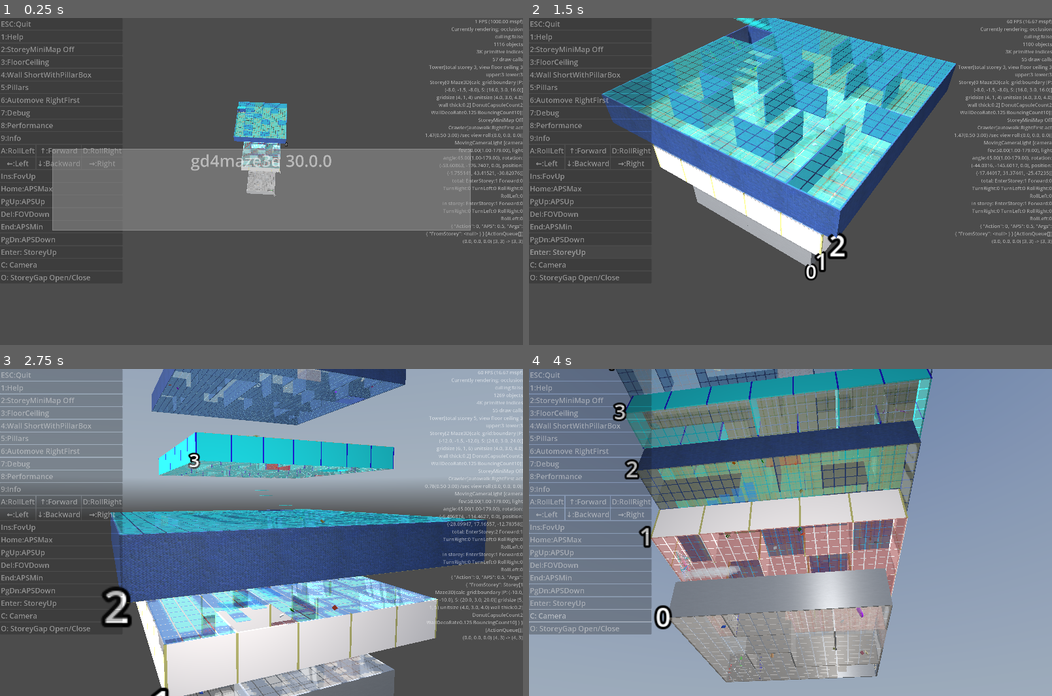
Above: before the commit, frames 1-4 (two rows, left to right).
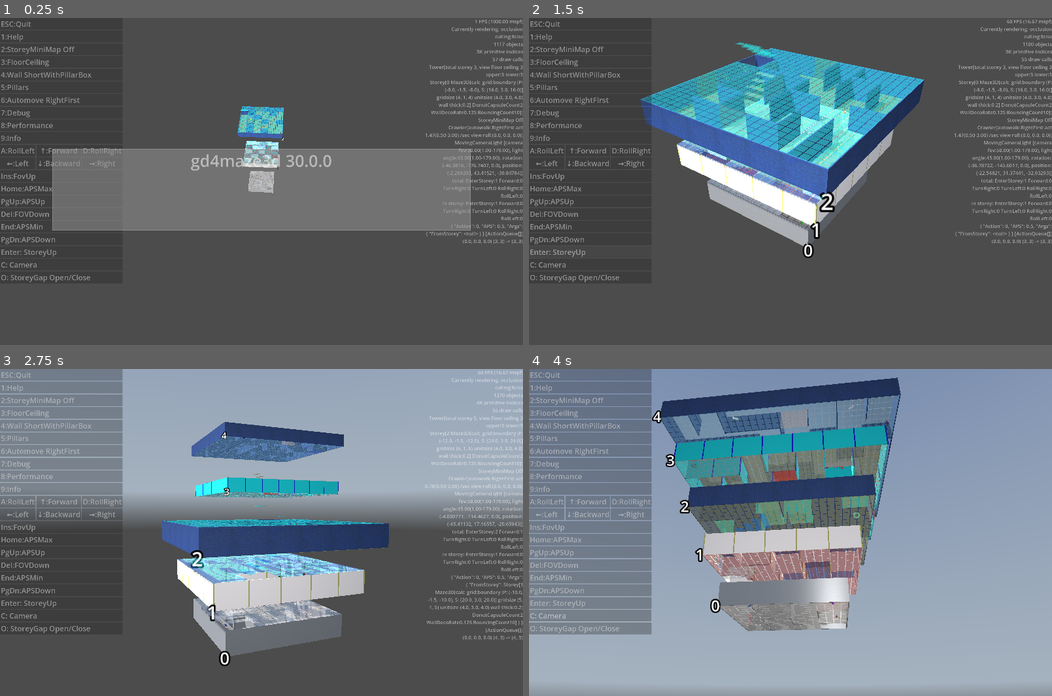
Above: after the commit, the same moments.

Repository: kasworld/gd4maze3d
Game: Godot game, scene res://main.tscn
The game is run twice, just before and just after one commit, with the same random seed, the same clock (stepped at 60 frames per second) and the same inputs. A sky picture missing from this copy of the repository is replaced by a grey-blue gradient.
Inputs (mouse positions are in pixels of both pictures, inside the frame that each line leads up to):
- Up to frame 1 (0.25 s): no input
- Up to frame 2 (1.5 s): click "Enter: StoreyUp" at 0.5 s; click "Enter: StoreyUp" at 1.25 s
- Up to frame 3 (2.75 s): tap Enter at 2 s; move the mouse to (376, 516) at 2.02 s; hold Right from 2.03 s (still down); tap Q at 2.1 s; click (376, 516) at 2.17 s
- Up to frame 4 (4 s): move the mouse to (685, 548) at 2.77 s; release Right at 2.78 s; hold Down 2.78-3.53 s; tap E at 2.85 s; move the mouse to (842, 460) at 3.52 s; hold Right from 3.53 s (still down); tap 1 at 3.6 s

The runs differ from the first frame. In frame 1, 1.5% of the frame differs, in the area x 44-100%, y 7-55%; in frame 2, 26%; in frame 3, 50%, in the area x 0-100%, y 0-100%; in frame 4, 40%.

Commit message:
tower_size

Diff:
--- a/main.gd
+++ b/main.gd
@@ -45,7 +45,7 @@
 	player = $CharacterContainer.get_child(PlayerNumber)
 	$MovingCameraLightAround.make_current()
 
-	var ref_len := Tower.ref_tower_size().length()
+	var ref_len := main_tower.tower_size().length()
 	$AxisArrow3D.set_size(ref_len/3).set_colors()
 
 	$FixedCameraLight.set_center_pos_far(Vector3.ZERO, 	Vector3(0, 0, ref_len), ref_len*4)
@@ -59,8 +59,8 @@
 	update_info()
 
 	var t := Time.get_unix_time_from_system() /2.3
-	var r := Tower.ref_tower_size().length()
-	var h := Tower.ref_tower_size().y *2
+	var r := main_tower.tower_size().length()
+	var h := main_tower.tower_size().y *2
 	var pos_center := main_tower.cur_storey.global_position
 	if $MovingCameraLightHober.is_current_camera():
 		$MovingCameraLightHober.move_hober_around_z(t, pos_center, r, h )
--- a/tower/tower.gd
+++ b/tower/tower.gd
@@ -6,8 +6,9 @@
 
 const StoreyAnimationDuration := 1.5
 
-static func ref_tower_size() -> Vector3:
-	return Vector3(Storey.GridSize.x, StoreyUp + StoreyDown +1 , Storey.GridSize.y) * Storey.CellSize
+var max_storey_grid :Vector2i = Storey.GridSize
+func tower_size() -> Vector3:
+	return Vector3(max_storey_grid.x, StoreyUp + StoreyDown +1 , max_storey_grid.y) * Storey.CellSize
 
 var visible_storey_up :int = StoreyUp
 var visible_storey_down :int = StoreyDown
@@ -98,6 +99,8 @@
 			ClampfRand(Storey.CellSize.y),
 			ClampfRand(Storey.CellSize.z),
 		)
+	if grid_size > max_storey_grid:
+		max_storey_grid = grid_size
 	var st :Storey = preload("res://storey/storey.tscn").instantiate()
 	st.setting_default().init(stnum, grid_size, cell_size)
 	st.get_maze3d().view_floor_ceiling(view_floor_ceiling)
